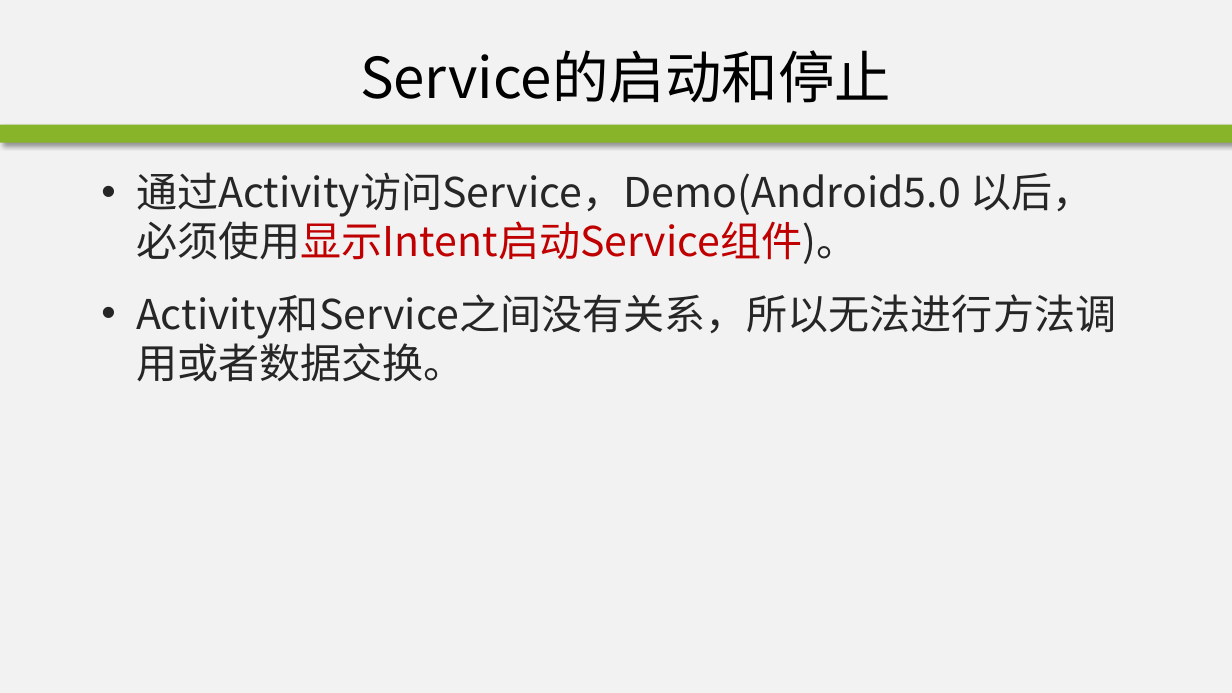
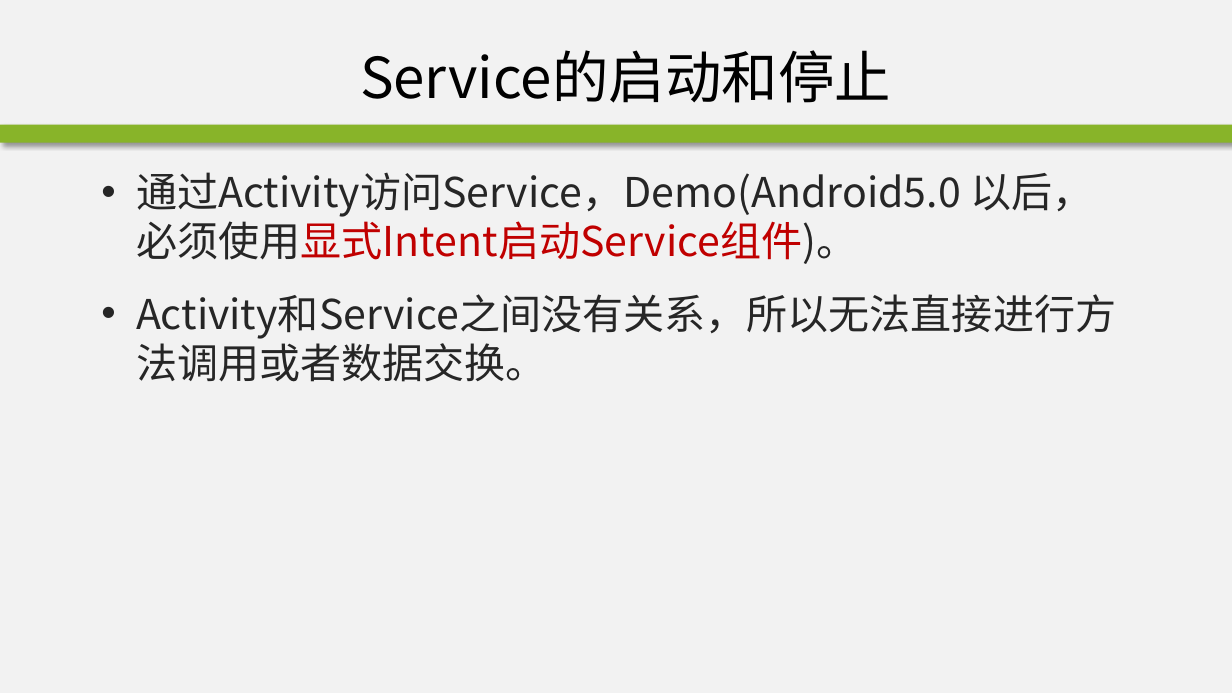
Before and after one commit to edu2act/course-android, a slide deck: slide 13 of materials/slides/ch10.pptx. Drawn at 1232x693 pixels with LibreOffice and Linux fonts; fonts in the diff are those of the drawing; background and template pictures are left out. Boxes give left, top, right and bottom in pixels: in the first picture for what was removed or moved away, otherwise in the second. Text is boxed around its words. In the diff, an @@ line names an element or a change of style, - is before the commit and + after.

```diff
--- a/materials/slides/ch10.pptx
+++ b/materials/slides/ch10.pptx
@@ text at [136,172,1116,382]: text changed @@
-• 通过Activity访问Service，Demo(Android5.0 以后，必须使用显示Intent启动Service组件)。
-• Activity和Service之间没有关系，所以无法进行方法调用或者数据交换。
+• 通过Activity访问Service，Demo(Android5.0 以后，必须使用显式Intent启动Service组件)。
+• Activity和Service之间没有关系，所以无法直接进行方法调用或者数据交换。
```
Also in this commit, not shown: 7 other slides changed, 9 slides added, 20 other files.
